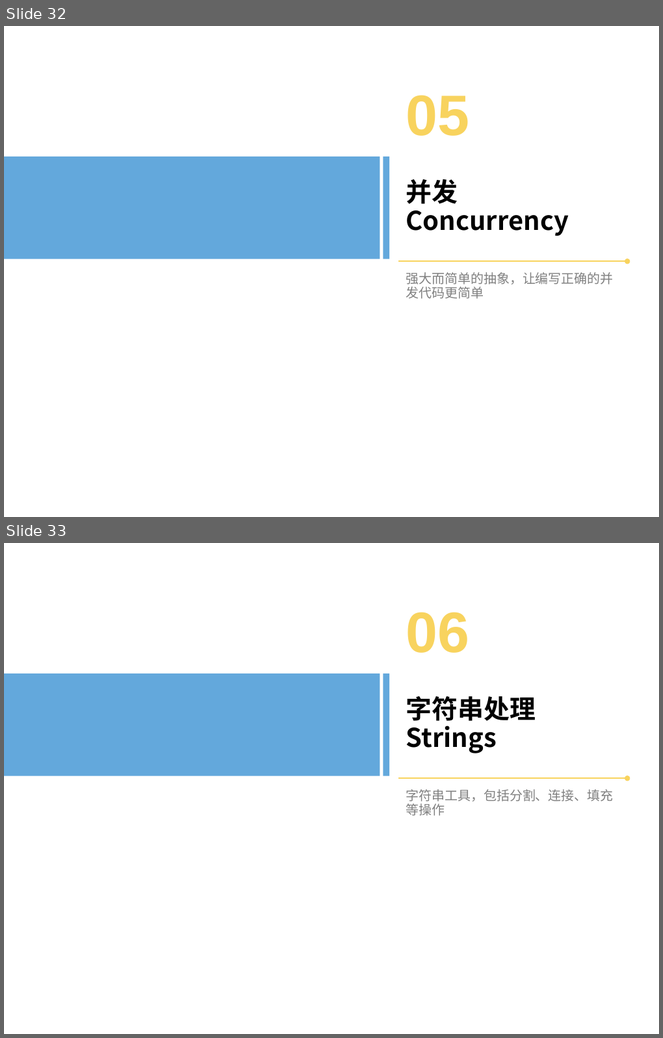
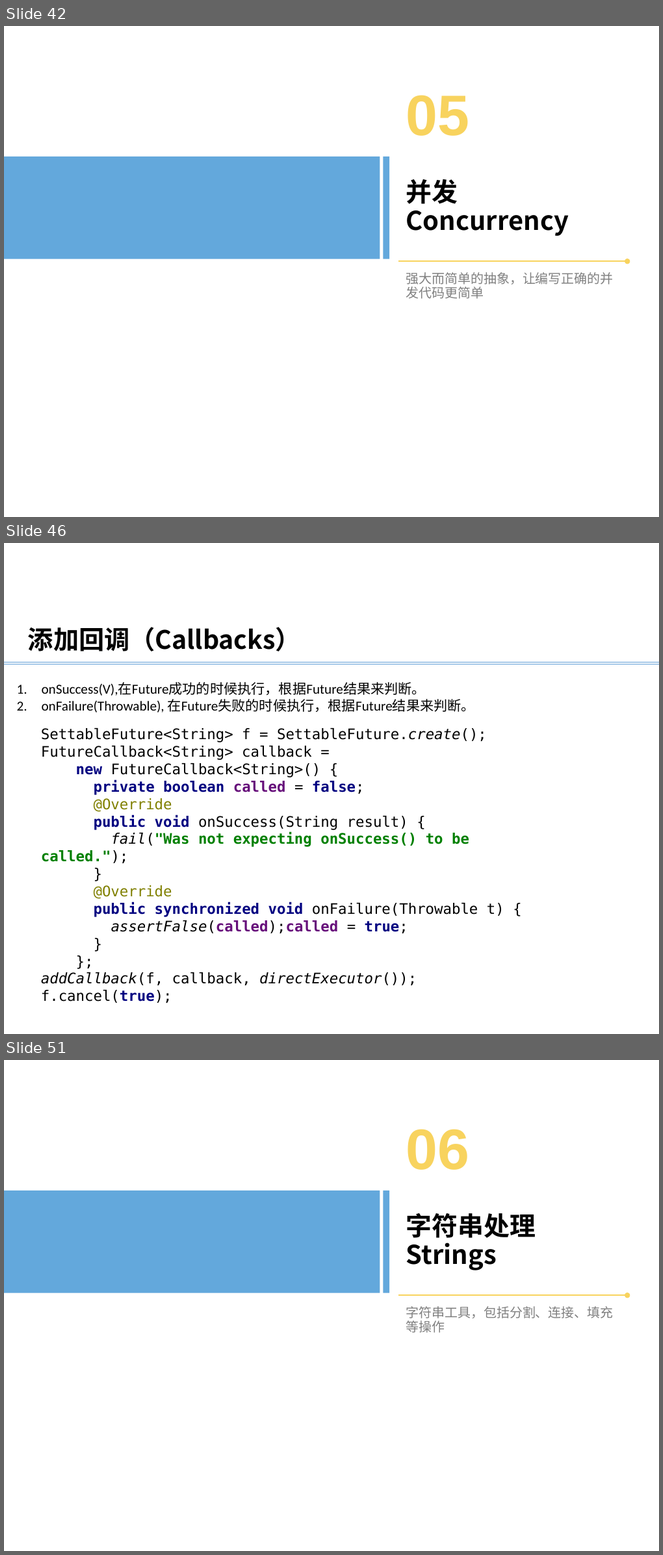
Before and after one commit to bxguo/guava, a slide deck: Guava介绍.pptx. Shown one above the other, each under a label of ours: slides 32 and 33 before the commit, slides 42, 46 and 51 after it; the slides between them are not shown. The pictures are 663x1038 and 663x1555 pixels, drawn with LibreOffice and Linux fonts; fonts in the diff are those of the drawing; background and template pictures are left out. Boxes give left, top, right and bottom in pixels: in the first picture for what was removed or moved away, otherwise in the second. Text is boxed around its words. In the diff, an @@ line names an element or a change of style, - is before the commit and + after.

```diff
--- a/Guava介绍.pptx
+++ b/Guava介绍.pptx
@@ slide 46 added at [4,543,659,1034], background #FFFFFF @@
@@ text added at [28,627,301,652], 28 pt, text #000000, bold @@
+添加回调（Callbacks）
@@ line added from (4, 662) to (659, 662), #5B9BD5 0.5 pt @@
@@ line added from (4, 664) to (659, 664), #5B9BD5 0.5 pt @@
@@ text added at [42,683,475,713], 15.1 pt, text #000000 @@
+1. onSuccess(V),在Future成功的时候执行，根据Future结果来判断。
+2. onFailure(Throwable), 在Future失败的时候执行，根据Future结果来判断。
@@ text added at [41,728,504,1003], 16 pt, text #000000 @@
+SettableFuture<String> f = SettableFuture.create();
+FutureCallback<String> callback =
+new FutureCallback<String>() {
+private boolean called = false;
+@Override
+public void onSuccess(String result) {
+fail("Was not expecting onSuccess() to be called.");
+}
+@Override
+public synchronized void onFailure(Throwable t) {
+assertFalse(called);called = true;
+}
+};
+addCallback(f, callback, directExecutor());
+f.cancel(true);
@@ what was slide 32 is now slide 42 @@
@@ what was slide 33 is now slide 51 @@
```
Also in this commit, not shown: 1 slide changed, 35 other slides added, 1 other file.
